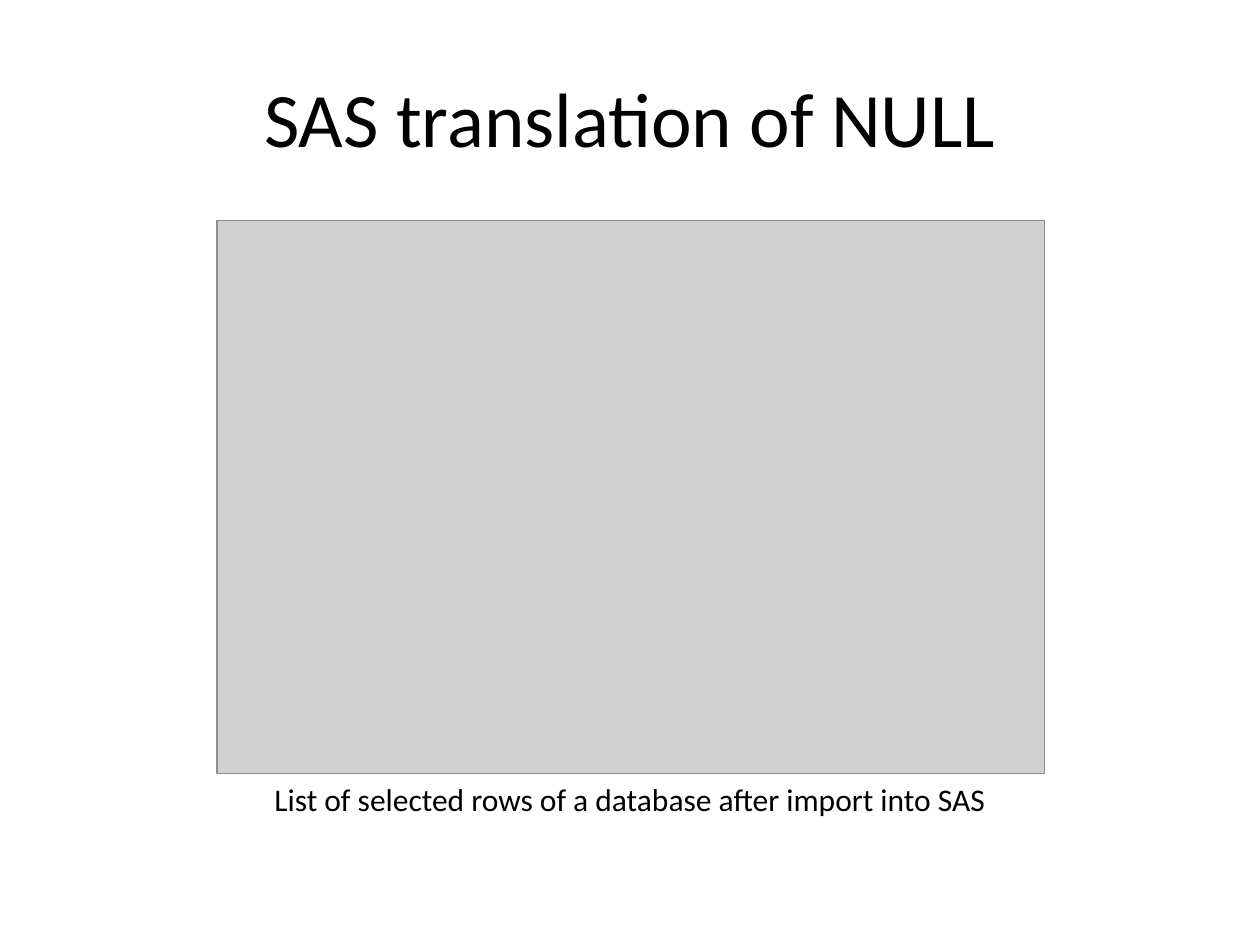
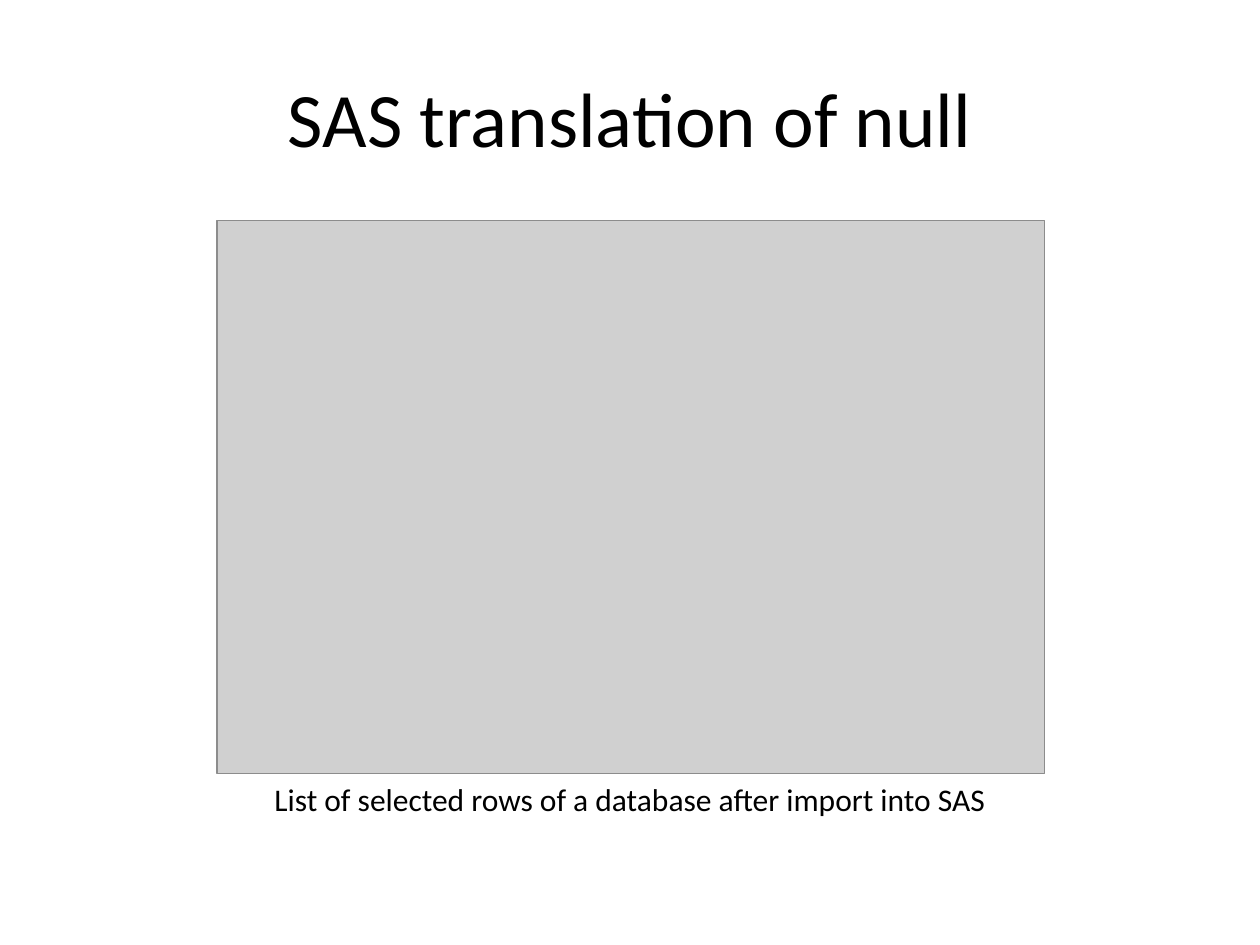
Before and after one commit to pmean/introduction-to-sql, a slide deck: slide 4 of src/null-values.pptx. Drawn at 1260x945 pixels with LibreOffice and Linux fonts; fonts in the diff are those of the drawing; grey boxes stand for pictures. Boxes give left, top, right and bottom in pixels: in the first picture for what was removed or moved away, otherwise in the second. Text is boxed around its words. In the diff, an @@ line names an element or a change of style, - is before the commit and + after.

Commit message:
Split null-values lecture into two parts

```diff
--- a/src/null-values.pptx
+++ b/src/null-values.pptx
@@ title at (288,93,971,148): text changed @@
-SAS translation of NULL
+SAS translation of null
```
Also in this commit, not shown: 7 other slides changed, 5 slides added, 1 other file.
